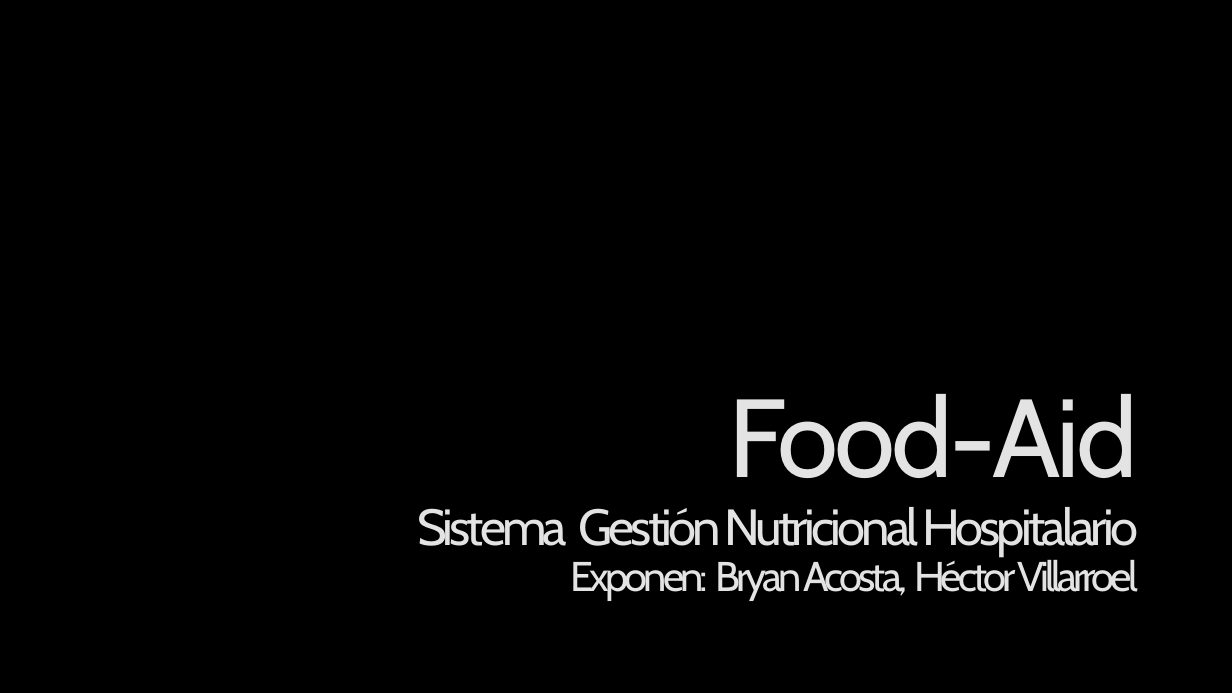
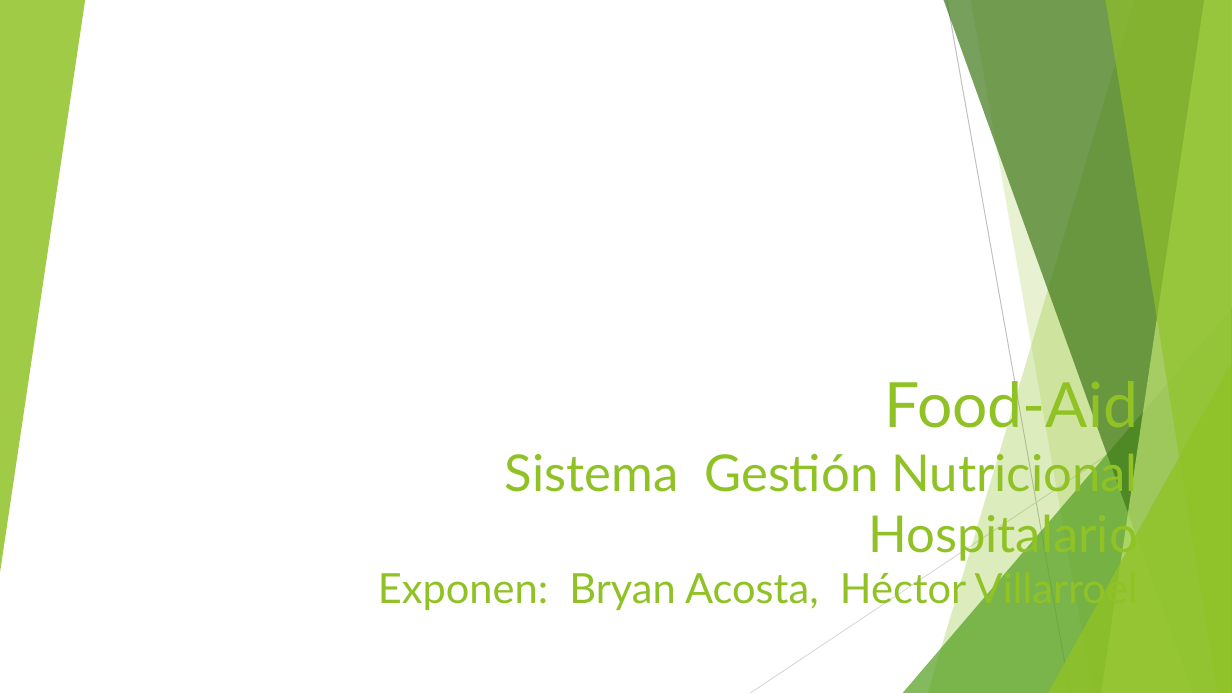
Before and after one commit to food-aid/Seminario, a slide deck: slide 1 of Food-Aid.pptx. Drawn at 1232x693 pixels with LibreOffice and Linux fonts; fonts in the diff are those of the drawing; background and template pictures are left out. Boxes give left, top, right and bottom in pixels: in the first picture for what was removed or moved away, otherwise in the second. Text is boxed around its words. In the diff, an @@ line names an element or a change of style, - is before the commit and + after.

```diff
--- a/Food-Aid.pptx
+++ b/Food-Aid.pptx
@@ background picture (left out) to #FFFFFF @@
@@ group added at box(0, 0, 1232, 693): 5 freeform shapes, 3 triangles, 2 lines @@
@@ title "Food-Aid Sistema Gestión Nutricional Hospitalario ..." at box(378, 373, 1138, 612): size 86.4 to 48.6 pt in "Food-Aid"; font Cabin to Lato, text colour gradient #969696 to #E3E3E3 to #FFFFFF to #90C226, letter spacing -3 to 0 pt; line spacing 0.9 to 1; vertical alignment top to bottom @@
```
Also in this commit, not shown: 11 other slides changed.
